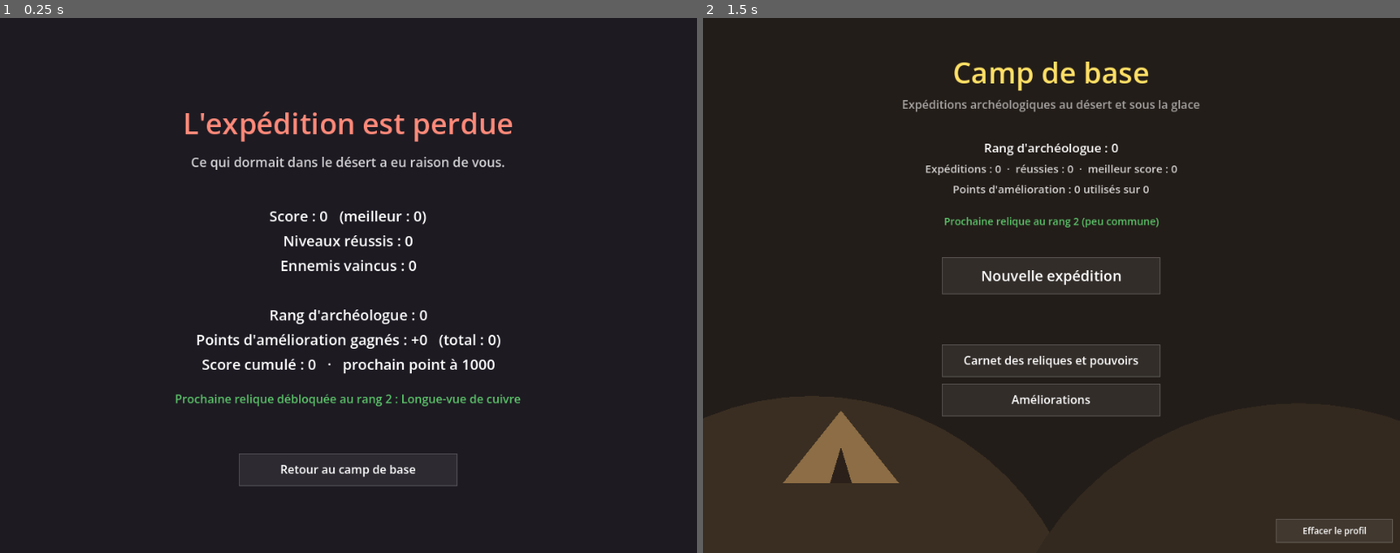
Above: before the commit, frames 1-2 (left to right).
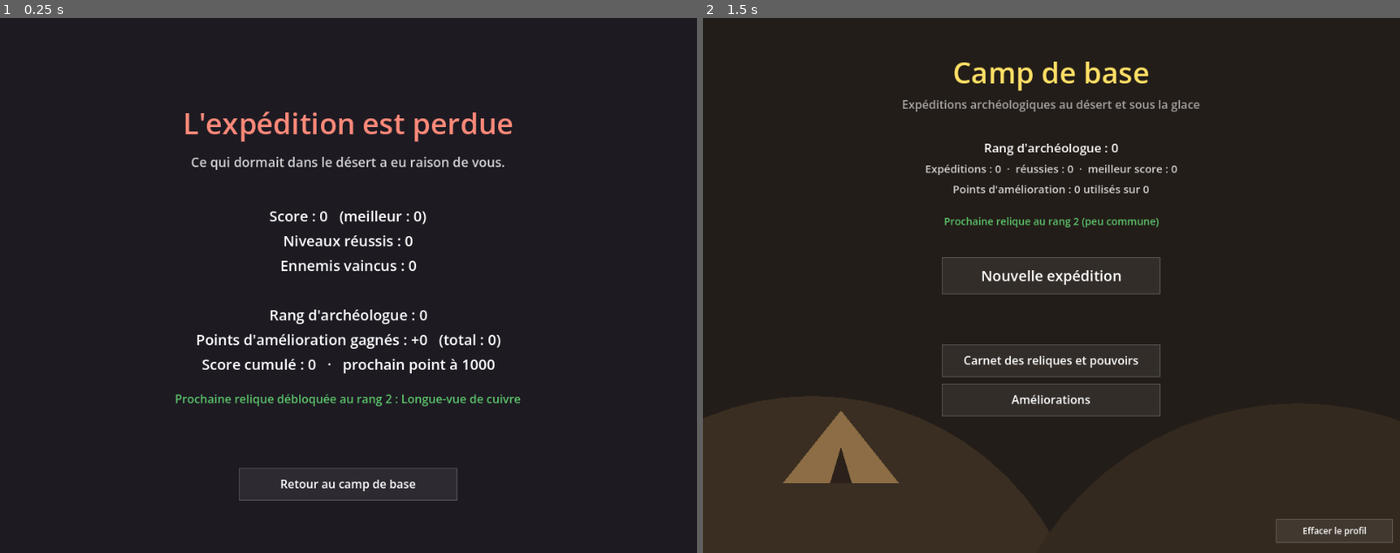
Above: after the commit, the same moments.

Repository: lamierizcoree/tower-defense-archeo
Game: Godot game, scene res://scenes/end.tscn
Two runs of this game, one before a commit and one after it. Both use one fixed random seed, a clock stepped at 60 frames per second and the inputs below. This scene is started directly instead of the project's main scene.
Inputs (mouse positions are in pixels of both pictures, inside the frame that each line leads up to):
- Up to frame 1 (0.25 s): no input
- Up to frame 2 (1.5 s): tap Enter at 0.5 s; move the mouse to (1204, 258) at 0.52 s; tap E at 0.6, 1.35 s; click (1204, 258) at 0.67 s; tap Space at 0.77, 1.25 s; move the mouse to (912, 312) at 1.27 s; click (912, 312) at 1.42 s

The runs differ from the first frame. In frame 1, 0.5% of the frame differs, in the area x 34-66%, y 81-91%; in frame 2, nothing differs.

Commit message:
Difficulté : une règle différente par niveau au lieu de +20 % de PV
Chaque niveau ajoute une règle cumulée : élites errants, ennemis plus
rapides, murs plus chers, rivalité des tours identiques, moins d'or,
murs limités à 20, escorte du boss, butin réduit, régénération des
ennemis, moins de vies. Le camp de base liste les règles au survol,
le détail des vagues montre les élites.

Co-Authored-By: Claude Opus 5.5 <noreply@anthropic.com>
Claude-Session: https://claude.ai/code/session_017Les4UNgp6wHmFov6jEZHg

Diff:
--- a/scripts/data/difficulty.gd
+++ b/scripts/data/difficulty.gd
@@ -2,17 +2,63 @@
 extends RefCounted
 ## Les niveaux de difficulté, débloqués en réussissant des expéditions.
 ## Réussir une expédition au niveau le plus haut débloqué ouvre le suivant.
-## Chaque niveau s'ajoute aux précédents : au niveau 3, les ennemis ont +60 % de PV.
+## Chaque niveau ajoute une nouvelle règle qui s'ajoute à celles des niveaux précédents :
+## au niveau 3, les règles 1, 2 et 3 sont toutes actives.
 ## En échange, le score (donc les points d'amélioration) est plus élevé.
 
-const MAX := 10
-const HP_PER_LEVEL := 0.2       # +20 % de PV des ennemis par niveau
 const SCORE_PER_LEVEL := 0.15   # +15 % de score par niveau
 
+## Réglages des règles (pour équilibrer facilement).
+const ELITE_SHARE := 0.1        # Élites errants : 1 ennemi sur 10 devient élite
+const ELITE_HP := 2.5           # ... avec 2,5 fois plus de PV
+const SPEED_BONUS := 1.1        # Vents contraires : ennemis +10 % de vitesse
+const WALL_COST := 3            # Fouilles coûteuses : un mur coûte 3 or au lieu de 2
+const RIVALRY_FROM := 3         # Rivalité : à partir de la 3e tour identique...
+const RIVALRY_RATE := 0.8       # ... ces tours tirent 20 % moins vite
+const START_GOLD := 0.75        # Bourse maigre : -25 % d'or au début de chaque niveau
+const WALL_LIMIT := 20          # Carrière épuisée : 20 murs au maximum par niveau
+const BOSS_ESCORT := 2          # Garde rapprochée : le boss arrive avec 2 colosses élites
+const REGEN := 0.02             # Chair maudite : les ennemis non empoisonnés regagnent 2 % de PV par seconde
+const LIVES_MALUS := 8          # Expédition de trop : 8 vies de moins au départ
 
-## Multiplicateur de PV des ennemis (boss et larves compris).
-static func hp_mult(level: int) -> float:
-	return 1.0 + HP_PER_LEVEL * level
+## Une règle par niveau, dans l'ordre (le niveau 1 active la première).
+const RULES := [
+	{"id": "elites", "name": "Élites errants",
+		"desc": "1 ennemi sur 10 est un élite : PV x2,5, coûte 1 vie de plus, rapporte plus."},
+	{"id": "vitesse", "name": "Vents contraires",
+		"desc": "Tous les ennemis vont 10 % plus vite."},
+	{"id": "murs_chers", "name": "Fouilles coûteuses",
+		"desc": "Les murs coûtent 3 or au lieu de 2."},
+	{"id": "rivalite", "name": "Rivalité des ateliers",
+		"desc": "À partir de 3 tours identiques, ces tours tirent 20 % moins vite."},
+	{"id": "bourse", "name": "Bourse maigre",
+		"desc": "25 % d'or en moins au début de chaque niveau."},
+	{"id": "carriere", "name": "Carrière épuisée",
+		"desc": "20 murs au maximum par niveau."},
+	{"id": "escorte", "name": "Garde rapprochée",
+		"desc": "Le boss arrive avec 2 colosses élites."},
+	{"id": "maigre_butin", "name": "Butin pillé",
+		"desc": "Chaque ennemi tué rapporte 1 or de moins (au moins 1)."},
+	{"id": "regen", "name": "Chair maudite",
+		"desc": "Les ennemis regagnent 2 % de leurs PV par seconde, sauf s'ils sont empoisonnés."},
+	{"id": "vies", "name": "Expédition de trop",
+		"desc": "8 vies de moins au départ de l'expédition."},
+]
+
+const MAX := 10   # = nombre de règles
+
+
+## La règle est-elle active à ce niveau de difficulté ?
+static func has(level: int, rule_id: String) -> bool:
+	for i in mini(level, RULES.size()):
+		if RULES[i]["id"] == rule_id:
+			return true
+	return false
+
+
+## Raccourci pour l'expédition en cours.
+static func active(rule_id: String) -> bool:
+	return has(Run.difficulty, rule_id)
 
 
 ## Multiplicateur de score à la fin de l'expédition.
@@ -24,7 +70,13 @@
 	return "Normale" if level == 0 else "Difficulté %d" % level
 
 
+## La règle ajoutée par ce niveau.
+static func rule_of(level: int) -> Dictionary:
+	return RULES[level - 1]
+
+
 static func describe(level: int) -> String:
 	if level == 0:
 		return "La difficulté de base."
-	return "Ennemis +%d %% de PV  ·  score +%d %%" % [roundi(HP_PER_LEVEL * level * 100), roundi(SCORE_PER_LEVEL * level * 100)]
+	var r := rule_of(level)
+	return "%s : %s" % [r["name"], r["desc"]]
--- a/scripts/end_screen.gd
+++ b/scripts/end_screen.gd
@@ -1,7 +1,7 @@
 extends Node2D
 ## Fin de l'expédition : victoire ou défaite, score, points d'amélioration gagnés.
 
-const BUTTON := Rect2(330, 600, 300, 44)
+const BUTTON := Rect2(330, 620, 300, 44)
 
 
 func _process(_delta: float) -> void:
@@ -45,5 +45,7 @@
 		draw_string(font, Vector2(0, 530), text, HORIZONTAL_ALIGNMENT_CENTER, Grid.SCREEN.x, 16, Relics.RARITY_COLORS[r["rarity"]])
 	if Run.difficulty_unlocked_now:
 		var d := Profile.difficulty_unlocked
-		draw_string(font, Vector2(0, 565), "%s débloquée ! %s" % [Difficulty.name_of(d), Difficulty.describe(d)], HORIZONTAL_ALIGNMENT_CENTER, Grid.SCREEN.x, 17, Color("ff8a5c"))
+		var rule := Difficulty.rule_of(d)
+		draw_string(font, Vector2(0, 560), "%s débloquée ! Nouvelle règle : %s" % [Difficulty.name_of(d), rule["name"]], HORIZONTAL_ALIGNMENT_CENTER, Grid.SCREEN.x, 17, Color("ff8a5c"))
+		draw_string(font, Vector2(0, 584), rule["desc"], HORIZONTAL_ALIGNMENT_CENTER, Grid.SCREEN.x, 14, Color(1, 1, 1, 0.7))
 	UI.button(self, BUTTON, "Retour au camp de base", BUTTON.has_point(get_global_mouse_position()))
--- a/scripts/enemy.gd
+++ b/scripts/enemy.gd
@@ -24,6 +24,9 @@
 var poison_dps := 0.0        # dégâts par seconde
 var poison_time := 0.0
 var venin := false           # joker « Venin glacé »
+var hp_mult := 1.0           # multiplicateur de PV de la vague (sans le bonus d'élite)
+var elite := false           # difficulté « Élites errants » : plus de PV, coûte 1 vie de plus
+var regen := 0.0             # difficulté « Chair maudite » : part des PV regagnée par seconde
 
 
 func setup(id: String, grid_astar: AStarGrid2D, start: Vector2i, goal_cell: Vector2i, hp_mult: float, speed_mult: float) -> void:
@@ -31,12 +34,25 @@
 	data = EnemyTypes.get_type(id)
 	astar = grid_astar
 	goal = goal_cell
+	self.hp_mult = hp_mult
 	max_hp = data["hp"] * hp_mult
 	hp = max_hp
 	speed = data["speed"] * speed_mult
 	next_cell = start
 	position = Grid.cell_to_world(start)
 	repath()
+
+
+## Transforme l'ennemi en élite (difficulté).
+func make_elite(hp_factor: float) -> void:
+	elite = true
+	max_hp *= hp_factor
+	hp = max_hp
+
+
+## Vies perdues si l'ennemi atteint la sortie.
+func lives_cost() -> int:
+	return int(data["damage"]) + (1 if elite else 0)
 
 
 func digs() -> bool:
@@ -90,6 +106,8 @@
 		take_damage(dps * delta)
 		if poison_time <= 0.0:
 			poison_dps = 0.0
+	elif regen > 0.0 and hp < max_hp:
+		hp = minf(max_hp, hp + max_hp * regen * delta)
 
 
 func take_damage(amount: float) -> void:
@@ -175,6 +193,8 @@
 			draw_circle(Vector2.ZERO, r, body)
 			draw_arc(Vector2.ZERO, r, 0.0, TAU, 24, edge, 2.0)
 
+	if elite:
+		draw_arc(Vector2.ZERO, r + 6, 0.0, TAU, 28, Color("ffd54a"), 2.5)
 	if slow_time > 0.0:
 		draw_arc(Vector2.ZERO, r + 3, 0.0, TAU, 24, Color("7fd6e8"), 3.0)
 
--- a/scripts/hub_screen.gd
+++ b/scripts/hub_screen.gd
@@ -97,9 +97,20 @@
 	UI.button(self, BTN_DIFF_DOWN, "<", BTN_DIFF_DOWN.has_point(mouse), choose and level > 0, 20)
 	UI.button(self, BTN_DIFF_UP, ">", BTN_DIFF_UP.has_point(mouse), choose and level < Profile.difficulty_unlocked, 20)
 	draw_string(font, Vector2(380, 607), Difficulty.name_of(level), HORIZONTAL_ALIGNMENT_CENTER, 200, 18, color)
-	var sub := Difficulty.describe(level)
+	var sub := "Aucune règle en plus" if level == 0 else "%d règle%s en plus, score +%d %%  ·  survole pour la liste" % [level, "s" if level > 1 else "", roundi(Difficulty.SCORE_PER_LEVEL * level * 100)]
 	if Run.started:
 		sub = "Expédition en cours  ·  " + sub
 	else:
 		sub += "  ·  débloquée jusqu'à %d" % Profile.difficulty_unlocked
 	draw_string(font, Vector2(0, 642), sub, HORIZONTAL_ALIGNMENT_CENTER, Grid.SCREEN.x, 13, Color(1, 1, 1, 0.6))
+	# Liste des règles actives au survol du nom de la difficulté
+	if level > 0 and Rect2(380, 580, 200, 70).has_point(mouse):
+		var h := 16.0 + level * 38.0
+		var box := Rect2(150, 572 - h, 660, h)
+		draw_rect(box, Color(0.08, 0.07, 0.06, 0.96))
+		draw_rect(box, Color("ff8a5c"), false, 1.5)
+		for i in level:
+			var r: Dictionary = Difficulty.RULES[i]
+			var y := box.position.y + 24 + i * 38
+			draw_string(font, Vector2(box.position.x + 12, y), "%d. %s" % [i + 1, r["name"]], HORIZONTAL_ALIGNMENT_LEFT, 640, 14, Color("ff8a5c"))
+			draw_string(font, Vector2(box.position.x + 28, y + 17), r["desc"], HORIZONTAL_ALIGNMENT_LEFT, 620, 12, Color(1, 1, 1, 0.8))
--- a/scripts/level.gd
+++ b/scripts/level.gd
@@ -64,7 +64,10 @@
 	layout = Levels.get_layout(node["layout"])
 	_load_layout()
 	waves = Levels.make_waves(Run.rng, Run.biome_index, Run.current.x, node["type"])
+	_apply_difficulty_to_waves()
 	gold = 70 + 5 * (Run.biome_index * 5 + Run.current.x)
+	if Difficulty.active("bourse"):
+		gold = int(gold * Difficulty.START_GOLD)
 	if Run.has_joker("rempart"):
 		Run.lives += 2
 	_shift_dunes()
@@ -159,13 +162,41 @@
 	return biome["id"] == "desert" and index % 2 == 1
 
 
+## Difficulté : transforme certains ennemis en élites et ajoute l'escorte du boss.
+## Un élite est noté avec une étoile devant son type : "*eclaireur".
+func _apply_difficulty_to_waves() -> void:
+	for w in waves:
+		var list: Array = w["enemies"]
+		if Difficulty.active("elites"):
+			var n := int(round(list.size() * Difficulty.ELITE_SHARE))
+			var candidates := []
+			for i in list.size():
+				if not EnemyTypes.get_type(list[i]).get("boss", false):
+					candidates.append(i)
+			for k in mini(n, candidates.size()):
+				var pick: int = candidates.pop_at(Run.rng.randi_range(0, candidates.size() - 1))
+				list[pick] = "*" + list[pick]
+		if Difficulty.active("escorte") and not list.is_empty() and EnemyTypes.get_type(base_type(list.back())).get("boss", false):
+			for k in Difficulty.BOSS_ESCORT:
+				list.insert(list.size() - 1, "*colosse")
+
+
+## Type d'ennemi sans l'étoile des élites.
+static func base_type(t: String) -> String:
+	return t.trim_prefix("*")
+
+
 func _spawn_enemy(type_id: String) -> void:
 	var start := spawns[spawn_turn % spawns.size()]
 	spawn_turn += 1
 	var speed_mult: float = biome["enemy_speed"]
 	if wave_index == 0 and Run.has_joker("sablier"):
 		speed_mult *= 0.7
-	_add_enemy(type_id, start, enemy_hp_mult(wave_index), speed_mult)
+	if Difficulty.active("vitesse"):
+		speed_mult *= Difficulty.SPEED_BONUS
+	var e := _add_enemy(base_type(type_id), start, enemy_hp_mult(wave_index), speed_mult)
+	if type_id.begins_with("*"):
+		e.make_elite(Difficulty.ELITE_HP)
 
 
 func _add_enemy(type_id: String, start: Vector2i, hp_mult: float, speed_mult: float) -> Enemy:
@@ -175,6 +206,8 @@
 	e.ice = ice
 	e.walls = walls
 	e.venin = Run.has_joker("venin")
+	if Difficulty.active("regen"):
+		e.regen = Difficulty.REGEN
 	e.died.connect(_on_enemy_died)
 	e.reached_goal.connect(_on_enemy_reached_goal)
 	enemies.append(e)
@@ -183,8 +216,11 @@
 
 
 func _on_enemy_died(e: Enemy) -> void:
-	earn(e.data.get("gold", KILL_REWARD) + (2 if Run.has_joker("prime") else 0))
-	Run.score += e.data["score"]
+	var reward: int = e.data.get("gold", KILL_REWARD) * (2 if e.elite else 1)
+	if Difficulty.active("maigre_butin"):
+		reward = maxi(1, reward - 1)
+	earn(reward + (2 if Run.has_joker("prime") else 0))
+	Run.score += e.data["score"] * (3 if e.elite else 1)
 	Run.kills += 1
 	if e.is_boss():
 		Run.boss_killed = true
@@ -202,7 +238,7 @@
 	_remove_enemy(e)
 	if ended:
 		return
-	Run.lives -= e.data["damage"]
+	Run.lives -= e.lives_cost()
 	if Run.has_joker("pillard"):
 		earn(6)
 	if Run.lives <= 0:
@@ -220,7 +256,7 @@
 	var child_id: String = e.data.get("splits", "")
 	if child_id == "" or ended:
 		return
-	var hp_mult: float = e.max_hp / e.data["hp"]
+	var hp_mult: float = e.hp_mult  # les larves d'une jarre élite ne sont pas élites
 	var speed_mult: float = e.speed / e.data["speed"]
 	var n: int = e.data.get("split_count", 3)
 	for i in n:
@@ -319,7 +355,9 @@
 func wall_cost() -> int:
 	if free_walls_left() > 0:
 		return 0
-	return 1 if Run.has_joker("briques") else WALL_COST
+	if Run.has_joker("briques"):
+		return 1
+	return Difficulty.WALL_COST if Difficulty.active("murs_chers") else WALL_COST
 
 
 ## Murs gratuits restants dans ce niveau (joker Architecte fou).
@@ -353,9 +391,9 @@
 	gold_rest -= whole
 
 
-## Multiplicateur de PV des ennemis d'une vague (difficulté et Trésor maudit compris).
+## Multiplicateur de PV des ennemis d'une vague (Trésor maudit compris).
 func enemy_hp_mult(index: int) -> float:
-	var m: float = waves[index]["hp_mult"] * Difficulty.hp_mult(Run.difficulty)
+	var m: float = waves[index]["hp_mult"]
 	if Run.has_joker("maudit"):
 		m *= Jokers.MAUDIT_HP
 	return m
@@ -366,6 +404,9 @@
 		return
 	if rocks.has(cell) or dunes.has(cell) or cell in spawns or cell == goal:
 		_say("Impossible de construire ici")
+		return
+	if Difficulty.active("carriere") and walls.size() >= Difficulty.WALL_LIMIT:
+		_say("Carrière épuisée : %d murs au maximum" % Difficulty.WALL_LIMIT)
 		return
 	if gold < wall_cost():
 		_say("Pas assez d'or")
@@ -696,9 +737,17 @@
 		counts[t] = counts.get(t, 0) + 1
 	var parts := []
 	for t in counts:
-		var d := EnemyTypes.get_type(t)
-		parts.append("%d %s" % [counts[t], d["name"] if counts[t] == 1 else d["plural"]])
+		parts.append(_enemy_count_name(t, counts[t]))
 	return ", ".join(parts)
+
+
+## « 3 éclaireurs », « 1 colosse élite », « 2 colosses élites ».
+func _enemy_count_name(t: String, n: int) -> String:
+	var d := EnemyTypes.get_type(base_type(t))
+	var s := "%d %s" % [n, d["name"] if n == 1 else d["plural"]]
+	if t.begins_with("*"):
+		s += " élite" if n == 1 else " élites"
+	return s
 
 
 ## Barre du bas : les choix de construction, avec leur touche et leur prix.
@@ -725,6 +774,8 @@
 		var price := "%d or" % cost
 		if id == "" and free_walls_left() > 0:
 			price = "gratuit (%d)" % free_walls_left()
+		if id == "" and Difficulty.active("carriere"):
+			price += "  ·  %d/%d" % [walls.size(), Difficulty.WALL_LIMIT]
 		draw_string(font, r.position + Vector2(28, 34), price, HORIZONTAL_ALIGNMENT_LEFT, -1, 12, text_color)
 
 
@@ -871,6 +922,8 @@
 			lines.append(_line("Tours à portée : +%d %% de cadence" % roundi(buff * 100)))
 			if Run.has_joker("ancetres"):
 				lines.append(_line("Totems ancestraux : les bonus se cumulent", 13, Color("ffd54a")))
+	if t and t.rivalry():
+		lines.append(_line("Rivalité des ateliers : cadence -%d %%" % roundi((1.0 - Difficulty.RIVALRY_RATE) * 100), 13, Color("ff8a5c")))
 	if t and t.pack_bonus() > 0.0:
 		lines.append(_line("Esprit de meute : +%d %% de cadence" % roundi(t.pack_bonus() * 100), 13, Relics.RARITY_COLORS["legendaire"]))
 	if t and t.legendary("only_slowed", false):
@@ -949,13 +1002,18 @@
 		lines.append(_line("Tempête de sable : portée des tours -25 %", 13, Color("e0b070")))
 	if index == 0 and Run.has_joker("sablier"):
 		lines.append(_line("Sablier ancien : ennemis 30 % plus lents", 13, Color("ffd54a")))
+	if Difficulty.active("vitesse"):
+		speed_mult *= Difficulty.SPEED_BONUS
 	for t in order:
-		var d := EnemyTypes.get_type(t)
+		var d := EnemyTypes.get_type(base_type(t))
 		var n: int = counts[t]
-		var hp := roundi(d["hp"] * hp_mult)
+		var elite: bool = t.begins_with("*")
+		var hp := roundi(d["hp"] * hp_mult * (Difficulty.ELITE_HP if elite else 1.0))
 		var speed: float = d["speed"] * speed_mult / Grid.CELL
-		lines.append(_line("%d × %s" % [n, d["name"] if n == 1 else d["plural"]], 15, d["color"].lightened(0.35)))
-		lines.append(_line("    PV %d  ·  vitesse %s cases/s  ·  -%d vie%s" % [hp, _num(speed), d["damage"], "s" if d["damage"] > 1 else ""]))
+		var lost: int = d["damage"] + (1 if elite else 0)
+		var label: String = (d["name"] if n == 1 else d["plural"]) + ((" élite" if n == 1 else " élites") if elite else "")
+		lines.append(_line("%d × %s" % [n, label], 15, Color("ffd54a") if elite else d["color"].lightened(0.35)))
+		lines.append(_line("    PV %d  ·  vitesse %s cases/s  ·  -%d vie%s" % [hp, _num(speed), lost, "s" if lost > 1 else ""]))
 		lines.append(_line("    " + d["ability"], 13, Color(1, 1, 1, 0.6)))
 		if d.has("splits"):
 			var c := EnemyTypes.get_type(d["splits"])
@@ -963,14 +1021,19 @@
 			lines.append(_line("    puis %d × %s : PV %d  ·  vitesse %s cases/s" % [d["split_count"], c["plural"], roundi(c["hp"] * hp_mult), _num(c_speed)], 13, c["color"]))
 	if not ice.is_empty():
 		lines.append(_line("Sur la glace, tous les ennemis vont 2 fois plus vite", 13, Color("9fd3ea")))
+	if Run.difficulty > 0:
+		lines.append(_line("%s : %d règle%s active%s (voir le camp de base)" % [Difficulty.name_of(Run.difficulty), Run.difficulty, "s" if Run.difficulty > 1 else "", "s" if Run.difficulty > 1 else ""], 13, Color("ff8a5c")))
 	return lines
 
 
 func _enemy_panel(e: Enemy) -> Array:
 	var d := e.data
-	var lines := [_line(d["name"].capitalize() if not e.is_boss() else d["name"], 16, Color.WHITE)]
+	var title: String = d["name"].capitalize() if not e.is_boss() else d["name"]
+	if e.elite:
+		title += " élite"
+	var lines := [_line(title, 16, Color("ffd54a") if e.elite else Color.WHITE)]
 	lines.append(_line("PV %d / %d" % [ceili(e.hp), roundi(e.max_hp)]))
-	lines.append(_line("Vitesse %s cases/s  ·  -%d vie%s" % [_num(e.speed / Grid.CELL), d["damage"], "s" if d["damage"] > 1 else ""]))
+	lines.append(_line("Vitesse %s cases/s  ·  -%d vie%s" % [_num(e.speed / Grid.CELL), e.lives_cost(), "s" if e.lives_cost() > 1 else ""]))
 	lines.append(_line(d["ability"], 13, Color(1, 1, 1, 0.6)))
 	if e.slow_time > 0.0:
 		lines.append(_line("Ralenti (%s s)" % _num(e.slow_time), 13, Color("7fd6e8")))
--- a/scripts/run_state.gd
+++ b/scripts/run_state.gd
@@ -36,6 +36,8 @@
 	score_bonus = 0
 	biome_index = 0
 	lives = START_LIVES + Profile.bonus_lives()
+	if Difficulty.has(difficulty, "vies"):
+		lives = maxi(1, lives - Difficulty.LIVES_MALUS)
 	jokers.clear()
 	relics.clear()
 	if Profile.starting_relic():
--- a/scripts/tower.gd
+++ b/scripts/tower.gd
@@ -121,7 +121,21 @@
 				bonus += t.buff_value()
 			else:
 				bonus = maxf(bonus, t.buff_value())
-	return rate * (1.0 + bonus) * (1.0 + pack_bonus())
+	rate *= (1.0 + bonus) * (1.0 + pack_bonus())
+	if rivalry():
+		rate *= Difficulty.RIVALRY_RATE
+	return rate
+
+
+## Difficulté « Rivalité des ateliers » : trop de tours identiques tirent moins vite.
+func rivalry() -> bool:
+	if not Difficulty.active("rivalite"):
+		return false
+	var same := 0
+	for t in level.towers.values():
+		if is_instance_valid(t) and not t.is_queued_for_deletion() and t.type_id == type_id:
+			same += 1
+	return same >= Difficulty.RIVALRY_FROM
 
 
 ## Esprit de meute : +10 % de cadence par autre tour du même type, plafonné.
Not shown, added: _bot.gd.uid
